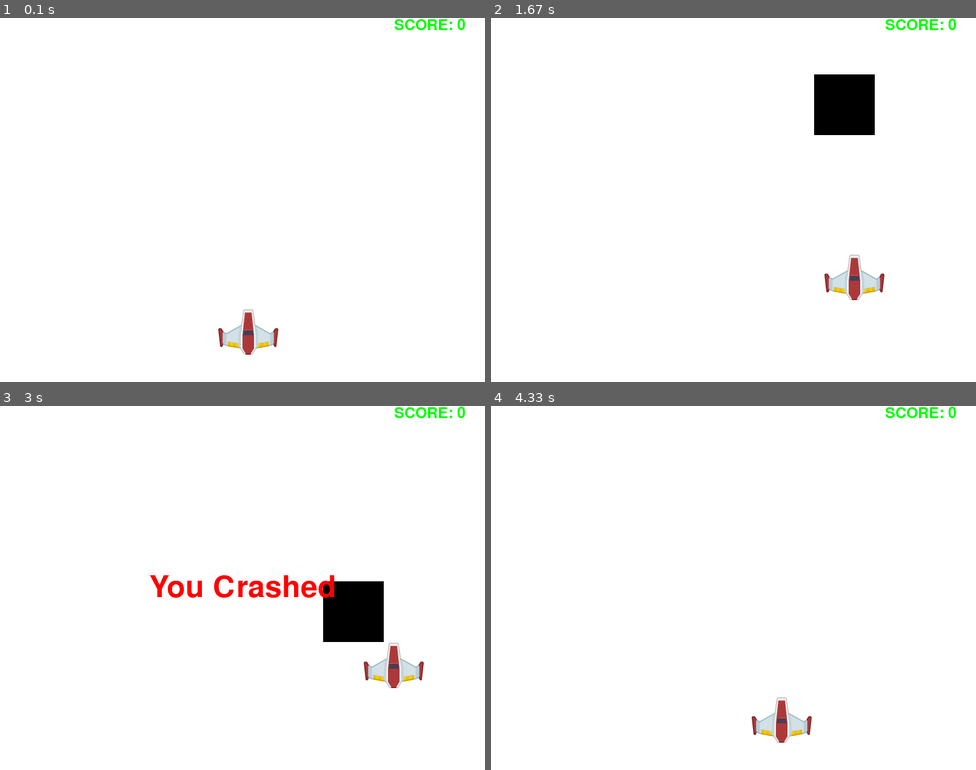
Above: before the commit, frames 1-4 (two rows, left to right).
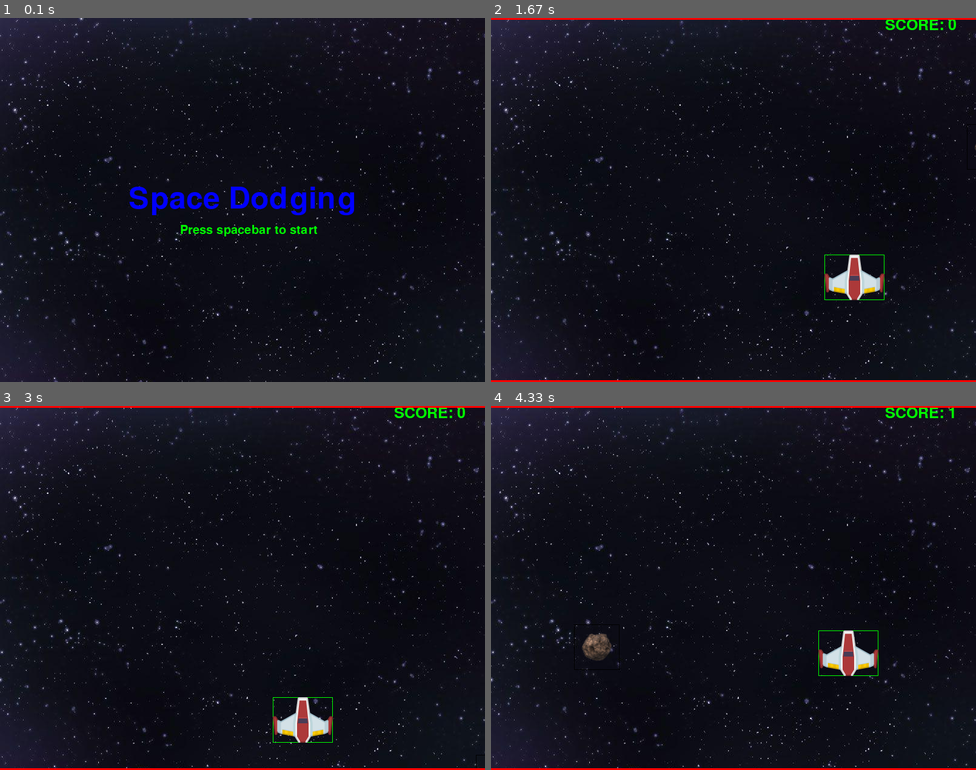
Above: after the commit, the same moments.

Repository: abhayMore/Pygame
Game: pygame game, started from main.py
Two runs of this game, one before a commit and one after it. Both use one fixed random seed, a clock stepped at 60 frames per second and the inputs below. The source is Python 2; it was converted automatically to run under Python 3.
Inputs:
- Up to frame 1 (0.1 s): no input
- Up to frame 2 (1.67 s): tap Space at 0.33, 0.73, 1.03, 1.23, 1.57 s; hold Right 0.67-1.13 s; hold Up 1.17-1.47 s; hold Right from 1.5 s (still down)
- Up to frame 3 (3 s): tap Space at 1.87, 2.07, 2.37, 2.63, 2.97 s; release Right at 1.97 s; hold Left 2-2.53 s; hold Down 2.57-2.87 s; hold Left from 2.9 s (still down)
- Up to frame 4 (4.33 s): tap Space at 3.27, 3.4, 3.8, 4.1 s; release Left at 3.3 s; hold Up 3.33-3.7 s; hold Right from 3.73 s (still down)

The runs differ from the first frame. In frame 1, 100% of the frame differs, in the area x 0-100%, y 0-100%; in frame 2, 97%; in frame 3, 98%; in frame 4, 100%.

Commit message:
added intro, asteroids, bakground image, collisions

Diff:
--- a/main.py
+++ b/main.py
@@ -6,8 +6,12 @@
 
 window_width = 800
 window_height = 600
+
 ship_width = 99
 ship_height = 75
+
+a_width = 75
+a_height = 75
 
 black = (0,0,0)
 white = (255,255,255)
@@ -21,26 +25,31 @@
 
 clock = pygame.time.Clock()
 
+background = pygame.image.load('background.jpg')
+asteroid = pygame.image.load('asteroid.png')
 sshipimg = pygame.image.load('ship.png')
 
-def scorecard(count):
+def scorecard(count):			#scorecard count
     font = pygame.font.Font('freesansbold.ttf', 25)
     text = font.render("SCORE: "+str(count), True, green)
     game.blit(text,(650,0))
 
-def objects(objx, objy, objw, objh, colour):
-    pygame.draw.rect(game, colour, [objx, objy, objw, objh])
+def bground(a,b):			#background image
+	game.blit(background,(a,b))
 
-def sship(x,y):
+def aroid(ax,ay):			#asteroid image
+	game.blit(asteroid,(ax,ay))
+
+def sship(x,y):				#spaceship image
     game.blit(sshipimg,(x,y))
 
-def text_objects(text, font):
-    txtSurface = font.render(text, True, red)
+def text_objects(text, font,color):
+    txtSurface = font.render(text, True, color)
     return txtSurface, txtSurface.get_rect()
 
 def message_display(text):
     largeText = pygame.font.Font('freesansbold.ttf',50)
-    TextSurf, TextRect =text_objects(text, largeText)
+    TextSurf, TextRect =text_objects(text, largeText, red)
     TextRect.center = ((window_width/2),(window_height/2))
     game.blit(TextSurf, TextRect)
 
@@ -52,18 +61,42 @@
 def crash():
     message_display('You Crashed')
 
+def intro():
+	intro = True
+	while True :
+		for event in pygame.event.get():
+			if event.type == pygame.KEYDOWN:
+				if event.key == pygame.K_SPACE:
+					game_loop()
+			if event.type == pygame.QUIT:
+				pygame.quit()
+				quit()
+		bground(0,0)
+		Ltxt = pygame.font.Font('freesansbold.ttf',50)
+		TextSurf, TextRect =text_objects("Space Dodging", Ltxt, blue)
+    		TextRect.center = ((window_width/2),(window_height/2))
+    		game.blit(TextSurf, TextRect)
+
+		Stxt = pygame.font.Font('freesansbold.ttf',20)
+		TextSurf, TextRect =text_objects("Press spacebar to start", Stxt, green)
+		TextRect.center = ((window_width/2 + 10),(window_height/2 + 50))
+		game.blit(TextSurf, TextRect)
+		pygame.display.update()
+		clock.tick(10)
+
+
 def game_loop():
+
+    ax= random.randrange(0,window_width)
+    ay=-200
+    a_speed = 5
+
     x = (window_width * 0.45)
     y = (window_height * 0.8)
 
     x_change = 0
     y_change= 0
 
-    obj_y = -600
-    obj_x = random.randrange(0, window_width )
-    obj_speed = 7
-    obj_width = 100
-    obj_height = 100
     score = 0
 
     gameExit = False
@@ -88,37 +121,47 @@
                  if event.key == pygame.K_UP or event.key == pygame.K_DOWN:
                     y_change = 0
 
+
           x += x_change
           y += y_change
 
-          game.fill(white)
+          bground(0,0)
 
-          #objects(objx, objy, objw, objh, colour):
-          objects(obj_x, obj_y, obj_width, obj_height, black)
-          obj_y +=obj_speed
+          pygame.draw.rect(game, black, [ax,ay,a_width,a_height],1)
+	  aroid(ax,ay)
+	  ay += a_speed
 
-          scorecard(score)
+	  scorecard(score)
+
+	  pygame.draw.rect(game, green, [x,y,ship_width,ship_height],1)
           sship(x,y)
+
+	  pygame.draw.line(game, red, (0,0),(800,0), 4)
+	  pygame.draw.line(game, red, (0,600),(800,600), 8)
+
 
           if x + ship_width < 0 :
              x = window_width
+
           if x > window_width :
              x= 0 - ship_width
+
           if y < 0 or y + ship_height > window_height:
              crash()
-          if obj_y > window_height :
-             obj_y = 0 - obj_height
-             obj_x = random.randrange(0,window_width)
-             score += 1
-             obj_speed += 0.5
 
-          if y < obj_y+obj_height:
-             if ((obj_x) < x) and ((obj_x + obj_width) > x ) or ((x+ship_width) > (obj_x)) and ((x+ship_width) < (obj_x + obj_width)):
-                crash()
+	  if ay > window_height:
+	     ay = -10
+	     ax= random.randrange(0,window_width)
+	     score += 1
+
+          if (y < (ay + a_height) and (y > ay)) or ((y + ship_height > ay) and (y + ship_height) < (ay + a_height)):
+	     if x < ax and x > ax + a_width or x +ship_width > ax and x < ax + a_width:
+		crash()
 
           pygame.display.update()
           clock.tick(60)
 
+intro()
 game_loop()
 pygame.quit()
 quit()
Binary file added: asteroid.png
Binary file added: background.jpg
